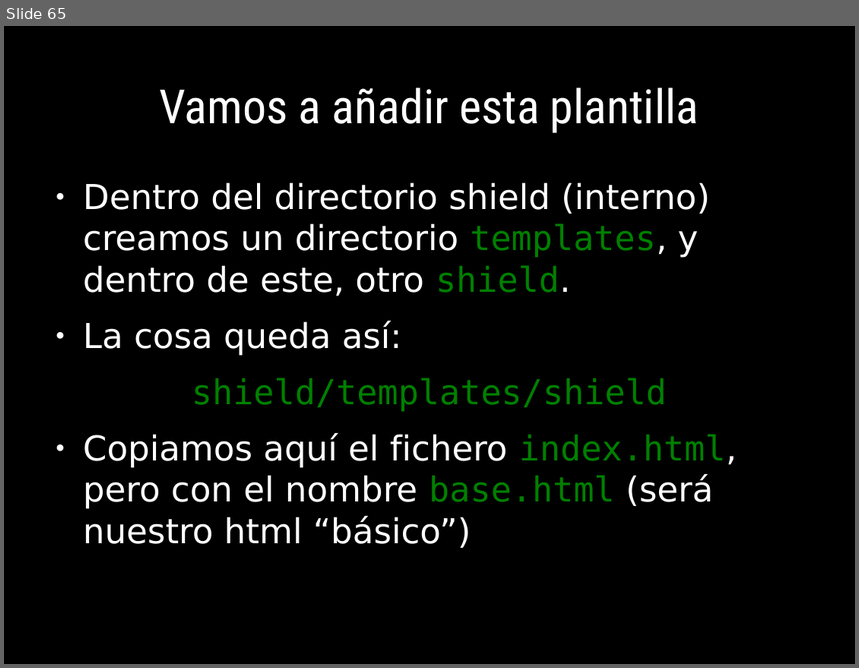
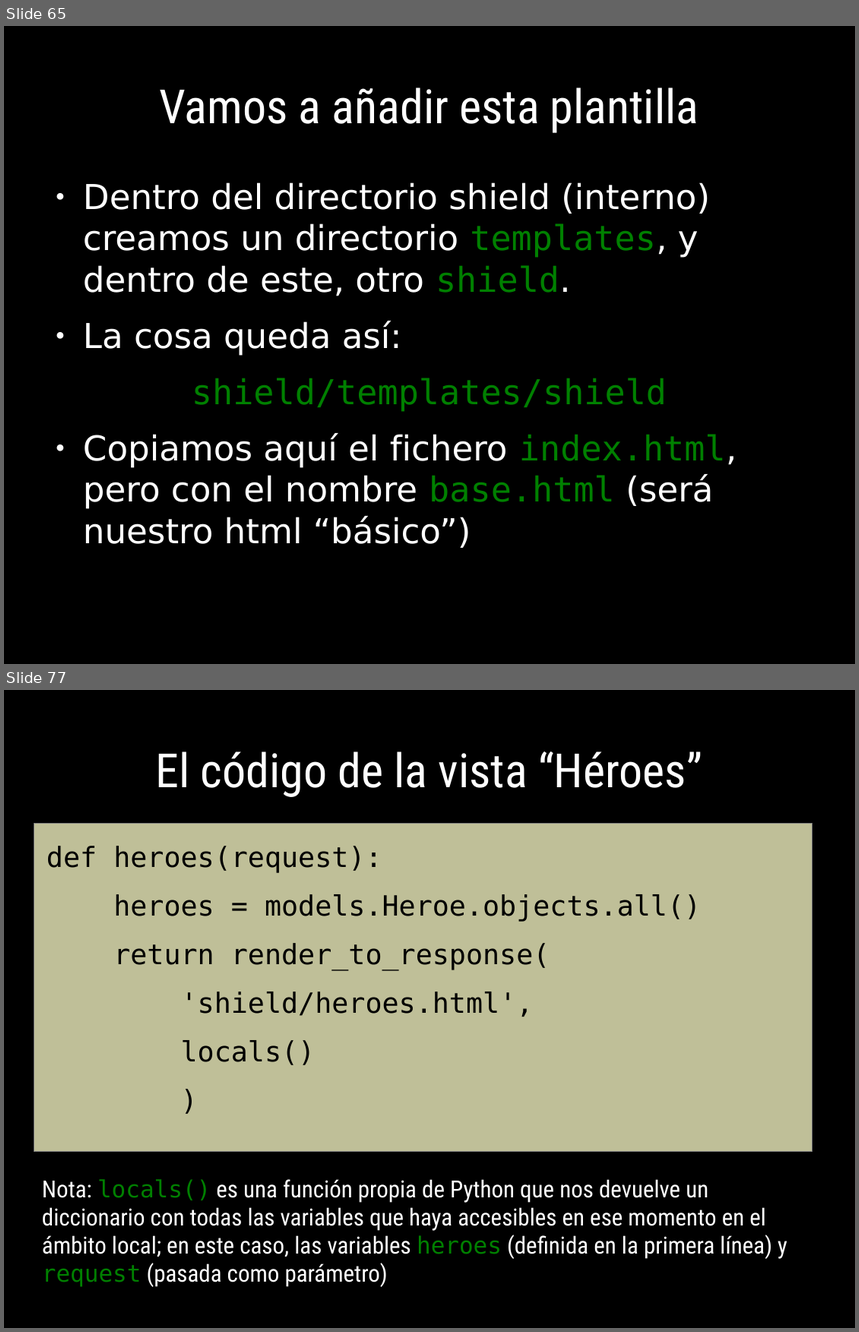
Before and after one commit to euribates/curso-django, a slide deck: presentacion/curso_django.odp. Shown one above the other, each under a label of ours: slide 65 before the commit, slides 65 and 77 after it; the slides between them are not shown. The pictures are 859x668 and 859x1332 pixels, drawn with LibreOffice and Linux fonts; fonts in the diff are those of the drawing. Boxes give left, top, right and bottom in pixels: in the first picture for what was removed or moved away, otherwise in the second. Text is boxed around its words. In the diff, an @@ line names an element or a change of style, - is before the commit and + after.

Commit message:
+ Terminada la presentaci?n, falta revisar y publicar
+ La aplicaci?n de ejemplo "shield" se ha pasada a un
  repositorio propio en mercurial:
  https://bitbucket.org/euribates/shield

```diff
--- a/presentacion/curso_django.odp
+++ b/presentacion/curso_django.odp
@@ slide 77 added at (x1=4, y1=690, x2=855, y2=1328), background #000000 @@
@@ title added at (x1=155, y1=752, x2=702, y2=797), 44 pt, text #FFFFFF @@
+El código de la vista “Héroes”
@@ rectangle added at (x1=34, y1=824, x2=813, y2=1152), fill #FFFFCC at 75% opacity, outline #808080 0 pt @@
@@ text added at (x1=47, y1=846, x2=701, y2=1065), 26 pt, text #000000 @@
+def heroes(request):
+heroes = models.Heroe.objects.all()
+return render_to_response(
+'shield/heroes.html',
+locals()
+)
@@ text added at (x1=42, y1=1179, x2=788, y2=1287), 22 pt, text #FFFFFF @@
+Nota: locals() es una función propia de Python que nos devuelve un diccionario con todas las variables que haya accesibles en ese momento en el ámbito local; en este caso, las variables heroes (definida en la primera línea) y request (pasada como parámetro)
```
Also in this commit, not shown: 5 slides changed, 25 other slides added, 22 other files.
